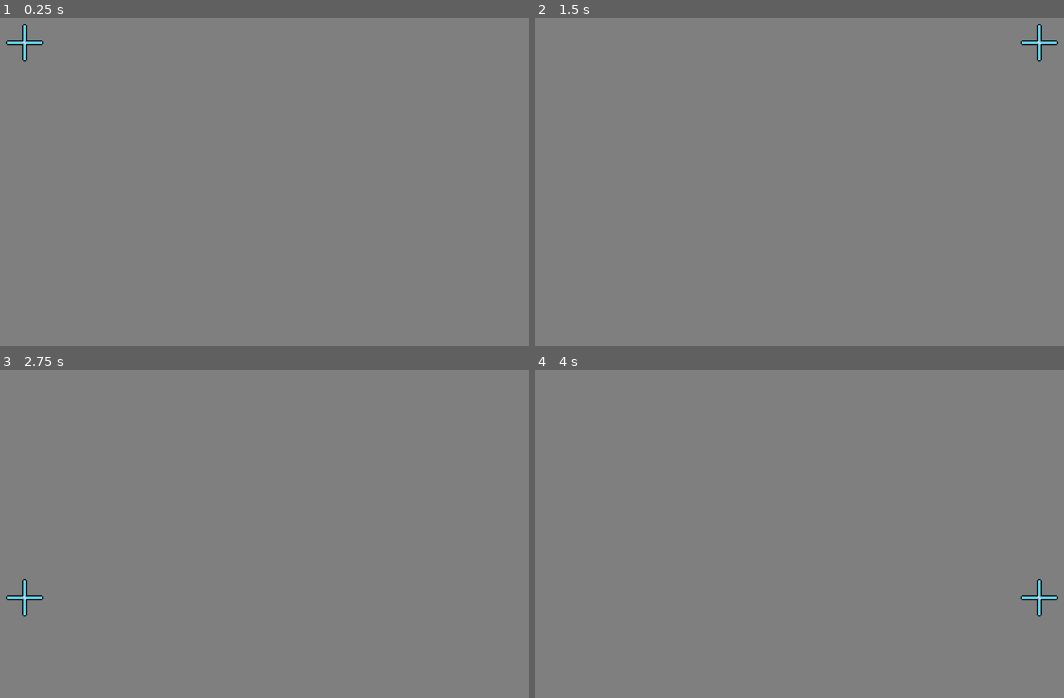
Above: before the commit, frames 1-4 (two rows, left to right).
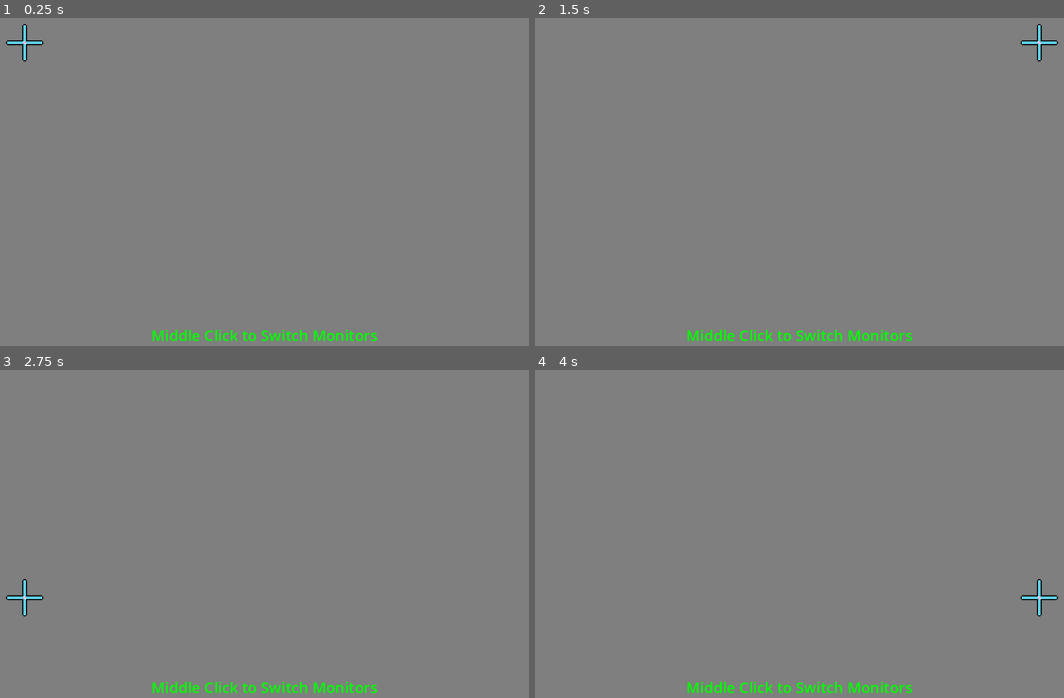
Above: after the commit, the same moments.

Repository: TheBlueOompaLoompa/BetterCalibrator
Game: Godot game, scene res://main.tscn
Two runs of this game, one before a commit and one after it. Both use one fixed random seed, a clock stepped at 60 frames per second and the inputs below.
Inputs (mouse positions are in pixels of both pictures, inside the frame that each line leads up to):
- Up to frame 1 (0.25 s): no input
- Up to frame 2 (1.5 s): tap Enter at 0.5, 1.25 s; click (799, 142) at 0.67 s; move the mouse to (656, 165) at 1.27 s; click (656, 165) at 1.42 s
- Up to frame 3 (2.75 s): tap Enter at 2 s; move the mouse to (338, 406) at 2.02 s; click (338, 406) at 2.17 s
- Up to frame 4 (4 s): tap Enter at 2.75, 3.5 s; move the mouse to (762, 576) at 2.77 s; click (762, 576) at 2.92 s; move the mouse to (1016, 556) at 3.52 s; click (1016, 556) at 3.67 s

The runs differ from the first frame. In frame 1, 0.7% of the frame differs, in the area x 28-72%, y 95-99%; in frame 2, 0.7%; in frame 3, 0.7%; in frame 4, 0.7%.

Commit message:
Make new monitor switching clear Reset calibration when monitor changed just in case

Diff:
--- a/BetterCalibratorPopup/TargetManager.gd
+++ b/BetterCalibratorPopup/TargetManager.gd
@@ -13,8 +13,19 @@
 	offsets = []
 }
 
-# Called when the node enters the scene tree for the first time.
-func _ready():
+func reset():
+	data = {
+		cols = 0,
+		rows = 0,
+		offsets = []
+	}
+
+	current_target = 0
+	targets = []
+
+	for child in get_children():
+		remove_child(child)
+
 	var col_count = ceili(get_viewport_rect().size.x / density)
 	var row_count = ceili(get_viewport_rect().size.y / density)
 
@@ -26,6 +37,14 @@
 		var t = target.instantiate()
 		targets.push_back(t)
 		add_child(t)
+
+# Called when the node enters the scene tree for the first time.
+func _ready():
+	reset()
+
+	get_viewport().connect("size_changed", func():
+		reset()
+	)
 
 func _process(_delta):
 	for i in len(targets):
--- a/BetterCalibratorPopup/main.tscn
+++ b/BetterCalibratorPopup/main.tscn
@@ -1,9 +1,13 @@
-[gd_scene load_steps=3 format=3 uid="uid://fa3lmcwf5tab"]
+[gd_scene load_steps=4 format=3 uid="uid://fa3lmcwf5tab"]
 
 [ext_resource type="Script" path="res://TargetManager.gd" id="1_yoc3i"]
 
 [sub_resource type="StyleBoxFlat" id="StyleBoxFlat_ib13i"]
 bg_color = Color(0.498039, 0.498039, 0.498039, 1)
+
+[sub_resource type="LabelSettings" id="LabelSettings_2ii6d"]
+font_size = 24
+font_color = Color(0, 1, 0, 1)
 
 [node name="Main" type="PanelContainer"]
 anchors_preset = 15
@@ -18,4 +22,12 @@
 columns = 3
 script = ExtResource("1_yoc3i")
 
+[node name="Label" type="Label" parent="."]
+layout_mode = 2
+size_flags_vertical = 8
+text = "Middle Click to Switch Monitors"
+label_settings = SubResource("LabelSettings_2ii6d")
+horizontal_alignment = 1
+vertical_alignment = 1
+
 [connection signal="gui_input" from="GridContainer" to="GridContainer" method="_on_gui_input"]
